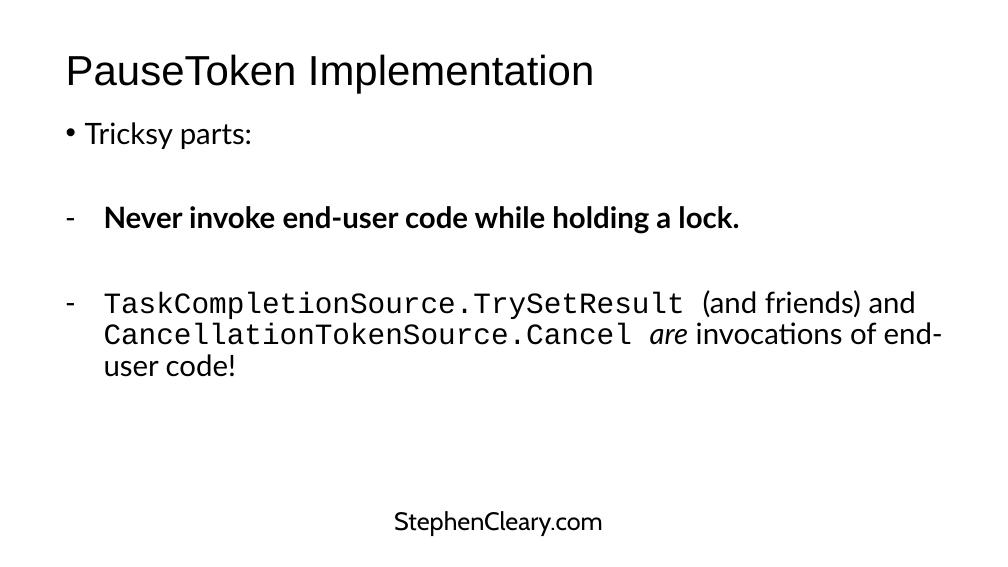
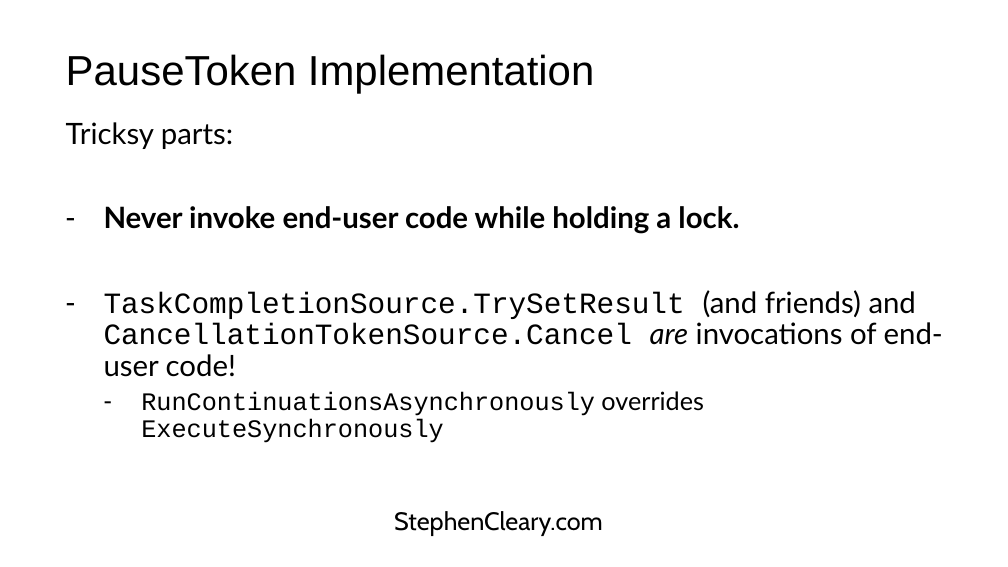
Before and after one commit to StephenCleary/Presentations, a slide deck: slide 28 of Async Masterclass/Async Masterclass.pptx. Drawn at 1008x567 pixels with LibreOffice and Linux fonts; fonts in the diff are those of the drawing; background and template pictures are left out. Boxes give left, top, right and bottom in pixels: in the first picture for what was removed or moved away, otherwise in the second. Text is boxed around its words. In the diff, an @@ line names an element or a change of style, - is before the commit and + after.

Commit message:
Slide updates

```diff
--- a/Async Masterclass/Async Masterclass.pptx
+++ b/Async Masterclass/Async Masterclass.pptx
@@ text at (66, 122, 233, 149): bullet • to none @@
@@ text at (141, 391, 704, 443): paragraph added @@
+  – RunContinuationsAsynchronously overrides ExecuteSynchronously
```
Also in this commit, not shown: 10 other slides changed, 1 other file.
